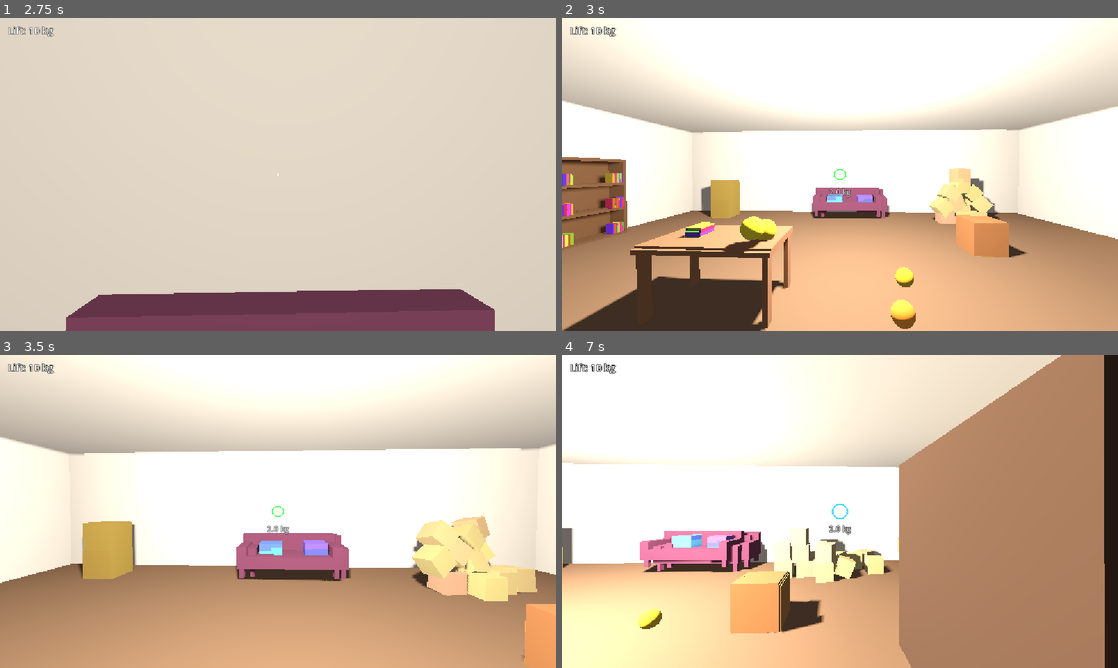
Above: before the commit, frames 1-4 (two rows, left to right).
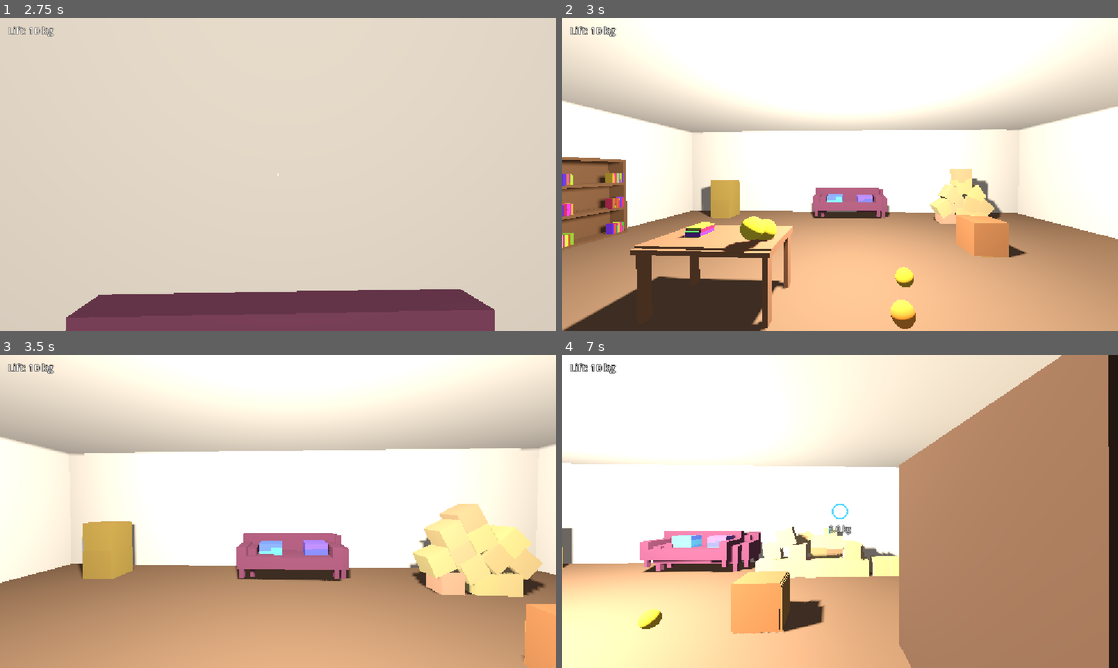
Above: after the commit, the same moments.

Repository: westo27/rummage
Game: Godot game, scene res://tests/check_stage2.tscn
Same seed, same stepped clock (60 frames per second), same inputs: the game is played once before the commit and once after it. This scene is started directly instead of the project's main scene.
Inputs (mouse positions are in pixels of both pictures, inside the frame that each line leads up to):
- Up to frame 1 (2.75 s): tap Enter at 0.5 s; move the mouse to (305, 174) at 0.52 s; hold W (move_forward) from 0.53 s (still down); tap Q (ping) at 0.6, 1.55, 2.3 s; click (305, 174) at 0.67 s; move the mouse to (250, 174) at 1.27 s; tap Mouse wheel up (beam_further) at 1.35 s; move the mouse to (289, 168) at 2.02 s; hold Mouse wheel down (beam_nearer) from 2.03 s (still down)
- Up to frame 2 (3 s): keep holding W (move_forward); tap R (restart) at 2.75 s; move the mouse to (834, 180) at 2.77 s; release Mouse wheel down (beam_nearer) at 2.78 s; click (834, 180) at 2.85 s
- Up to frame 3 (3.5 s): keep holding W (move_forward); tap Q (ping) at 3.05 s
- Up to frame 4 (7 s): move the mouse to (878, 514) at 3.52 s; tap Q (ping) at 3.6, 4.55, 5.3, 5.85, 6.8 s; move the mouse to (795, 508) at 4.27 s; tap Shift (run) at 4.35 s; move the mouse to (845, 511) at 5.02 s; hold F (throw) 5.03-5.78 s; click (845, 511) at 5.17 s; tap R (restart) at 5.75 s; move the mouse to (817, 505) at 5.77 s; release W (move_forward) at 5.78 s; hold D (move_right) 5.78-6.53 s; move the mouse to (867, 511) at 6.52 s; hold W (move_forward) from 6.53 s (still down); hold Mouse wheel up (beam_further) from 6.53 s (still down)

Frame 1 is identical in both runs. In frame 2, 0.4% of the frame differs, in the area x 48-80%, y 48-66%; in frame 3, 2.5%; in frame 4, 2.9%, in the area x 0-99%, y 0-100%.
Error before the commit: Invalid access to property or key 'physics_frame' on a base object of type 'null instance'. (res://tests/check_stage2.gd:194)
Error after the commit: Invalid access to property or key 'physics_frame' on a base object of type 'null instance'. (res://tests/check_stage2.gd:227)

Commit message:
Beam line arcs toward where the player is pulling
Replace the straight box with an ImmediateMesh ribbon along a quadratic
Bezier curve from the hand to the held object, bent toward the hold point.
Straight when the object keeps up, bows during swings. Strength is the
beam_arc_bend tunable. Beam visual now redraws per rendered frame.

Diff:
--- a/config/tunables.gd
+++ b/config/tunables.gd
@@ -44,6 +44,9 @@
 ## Fraction of a held object's spin removed each physics tick, so things
 ## don't twirl wildly in the beam.
 @export_range(0.0, 1.0) var held_spin_damping: float = 0.15
+## How strongly the beam line curves toward where you're aiming when the held
+## object lags behind. 0 = always straight; around 0.5–0.8 reads well.
+@export_range(0.0, 1.0) var beam_arc_bend: float = 0.6
 
 @export_group("Lift")
 ## Heaviest mass (kg) the beam can lift at the start.
--- a/scenes/player.tscn
+++ b/scenes/player.tscn
@@ -7,9 +7,10 @@
 radius = 0.35
 height = 1.7
 
-[sub_resource type="BoxMesh" id="BoxMesh_beam"]
+[sub_resource type="ImmediateMesh" id="ArcMesh_beam"]
 
 [sub_resource type="StandardMaterial3D" id="Mat_beam"]
+cull_mode = 2
 shading_mode = 0
 albedo_color = Color(0.35, 0.85, 1, 1)
 
@@ -35,5 +36,5 @@
 
 [node name="BeamMesh" type="MeshInstance3D" parent="Head/Camera3D/Beam"]
 cast_shadow = 0
-mesh = SubResource("BoxMesh_beam")
+mesh = SubResource("ArcMesh_beam")
 material_override = SubResource("Mat_beam")
--- a/scripts/beam.gd
+++ b/scripts/beam.gd
@@ -20,6 +20,8 @@
 ## Where the beam visibly starts, relative to the camera (lower right, like a hand).
 const BEAM_ORIGIN_LOCAL := Vector3(0.22, -0.2, -0.35)
 const REJECT_FLASH_SECONDS: float = 0.3
+const ARC_SEGMENTS: int = 20
+const ARC_HALF_WIDTH: float = 0.012
 
 var lift_limit: float = 0.0
 var held: Prop = null
@@ -46,10 +48,19 @@
 
 func _ready() -> void:
 	lift_limit = Game.tune.start_lift_limit
-	# top_level makes the beam mesh ignore its parent's transform, so we can place
-	# it in world coordinates without the camera's movement being added on top.
+	# top_level makes the beam mesh ignore its parent's transform, so its vertices
+	# can be world positions without the camera's movement being added on top.
+	# It keeps whatever world transform it had at that moment, so reset it.
 	_beam_mesh.top_level = true
+	_beam_mesh.global_transform = Transform3D.IDENTITY
 	_beam_mesh.visible = false
+
+
+# The beam line is purely visual, so it's redrawn every rendered frame (_process)
+# rather than every physics tick; on a 144 Hz monitor that keeps the hand end
+# glued to the camera instead of stepping at 60 Hz.
+func _process(_delta: float) -> void:
+	_update_beam_mesh()
 
 
 func _unhandled_input(event: InputEvent) -> void:
@@ -90,7 +101,6 @@
 			_rejected = null
 
 	_update_aim_state()
-	_update_beam_mesh()
 
 
 ## Raises the lift limit. Stage 3 calls this on each capture.
@@ -188,16 +198,37 @@
 		return
 	var start: Vector3 = _camera.to_global(BEAM_ORIGIN_LOCAL)
 	var end: Vector3 = end_body.global_position
-	var length: float = start.distance_to(end)
-	if length < 0.01:
-		_beam_mesh.visible = false
-		return
-	var dir: Vector3 = (end - start) / length
-	var up: Vector3 = Vector3.UP if absf(dir.y) < 0.99 else Vector3.FORWARD
-	# A 1×1×1 box, pointed along the beam and stretched to its length.
-	# A basis is three axis vectors; scaling each one stretches the box along it.
-	var aim := Basis.looking_at(dir, up)
-	var stretched := Basis(aim.x * 0.012, aim.y * 0.012, aim.z * length)
-	_beam_mesh.global_transform = Transform3D(stretched, (start + end) * 0.5)
+	# The bend: aim_point is where you're pulling the object to (the hold point,
+	# or for the too-heavy flash, the spot on your aim at the object's distance).
+	# The curve is pulled toward a point part-way from the hand to aim_point. When
+	# the object is at aim_point that point lies on the straight line and the beam
+	# is straight; when the object lags behind a swing, the beam bows toward it.
+	var aim_distance: float = _hold_distance if held != null else _camera.global_position.distance_to(end)
+	var aim_point: Vector3 = _camera.global_position + _forward() * aim_distance
+	var control: Vector3 = start.lerp(aim_point, Game.tune.beam_arc_bend)
+	_draw_arc(start, control, end)
 	_beam_material.albedo_color = color
 	_beam_mesh.visible = true
+
+
+## Draws a thin ribbon along a quadratic Bézier curve (start → end, pulled
+## toward control). ImmediateMesh is a mesh you rebuild from scratch each frame,
+## like drawing on a canvas. The mesh node is top_level with no transform, so
+## these vertices are plain world positions.
+func _draw_arc(start: Vector3, control: Vector3, end: Vector3) -> void:
+	var mesh := _beam_mesh.mesh as ImmediateMesh
+	mesh.clear_surfaces()
+	# A triangle strip turns each new pair of points into two more triangles.
+	mesh.surface_begin(Mesh.PRIMITIVE_TRIANGLE_STRIP, _beam_material)
+	var eye: Vector3 = _camera.global_position
+	for i in ARC_SEGMENTS + 1:
+		var t: float = float(i) / ARC_SEGMENTS
+		var u: float = 1.0 - t
+		var point: Vector3 = u * u * start + 2.0 * u * t * control + t * t * end
+		var tangent: Vector3 = 2.0 * u * (control - start) + 2.0 * t * (end - control)
+		# Spread the ribbon sideways, perpendicular to both the curve and the
+		# line to the eye, so it always faces the camera and never looks edge-on.
+		var side: Vector3 = tangent.cross(eye - point).normalized() * ARC_HALF_WIDTH
+		mesh.surface_add_vertex(point - side)
+		mesh.surface_add_vertex(point + side)
+	mesh.surface_end()
--- a/tests/check_stage2.gd
+++ b/tests/check_stage2.gd
@@ -57,6 +57,9 @@
 	var hold_point: Vector3 = _camera_pos() + _forward() * _beam._hold_distance
 	_check("held crate follows hold point", crate.global_position.distance_to(hold_point) < 0.15,
 		"off by %.3f m" % crate.global_position.distance_to(hold_point))
+	await get_tree().process_frame
+	var steady_bend: float = _arc_bend()
+	_check("beam arc is nearly straight when object keeps up", steady_bend < 0.06, "bend %.3f m" % steady_bend)
 
 	# --- Throw: speed = 16 / (1 + 7/6) = 7.38 m/s ---
 	_aim_at(Vector3(2.5, 1.5, -4.0))
@@ -114,6 +117,10 @@
 	for i in 8:
 		_player.rotation.y += 0.06
 		await get_tree().physics_frame
+	await get_tree().process_frame
+	var swing_bend: float = _arc_bend()
+	_check("beam arc bends while the object lags a swing", swing_bend > 0.1, "bend %.3f m" % swing_bend)
+	_check("arc bows toward the aim direction", _arc_bows_toward_aim(), "")
 	_release("grab")
 	await get_tree().physics_frame
 	_check("release keeps swing velocity", book.linear_velocity.length() > 3.0,
@@ -167,6 +174,32 @@
 	return -(_main.get_node("Player/Head/Camera3D") as Camera3D).global_transform.basis.z
 
 
+## Returns [start, middle, end] of the drawn beam ribbon (each = average of a vertex pair).
+func _arc_points() -> Array[Vector3]:
+	var mesh := _beam._beam_mesh.mesh as ImmediateMesh
+	var v: PackedVector3Array = mesh.surface_get_arrays(0)[Mesh.ARRAY_VERTEX]
+	var mid: int = (v.size() / 2) / 2 * 2  # first vertex of the middle pair
+	return [(v[0] + v[1]) * 0.5, (v[mid] + v[mid + 1]) * 0.5, (v[v.size() - 2] + v[v.size() - 1]) * 0.5]
+
+
+## How far the ribbon's middle sits from the straight line between its ends.
+func _arc_bend() -> float:
+	var p: Array[Vector3] = _arc_points()
+	var closest: Vector3 = Geometry3D.get_closest_point_to_segment(p[1], p[0], p[2])
+	return p[1].distance_to(closest)
+
+
+## True if the curve's middle is closer to the aim ray than the straight chord's middle is.
+func _arc_bows_toward_aim() -> bool:
+	var p: Array[Vector3] = _arc_points()
+	var eye: Vector3 = _camera_pos()
+	var ray_end: Vector3 = eye + _forward() * 20.0
+	var chord_mid: Vector3 = (p[0] + p[2]) * 0.5
+	var d_curve: float = p[1].distance_to(Geometry3D.get_closest_point_to_segment(p[1], eye, ray_end))
+	var d_chord: float = chord_mid.distance_to(Geometry3D.get_closest_point_to_segment(chord_mid, eye, ray_end))
+	return d_curve < d_chord
+
+
 ## Turns the player body (yaw) and head (pitch) to look at a world point.
 func _aim_at(target: Vector3) -> void:
 	var dir: Vector3 = (target - _camera_pos()).normalized()
